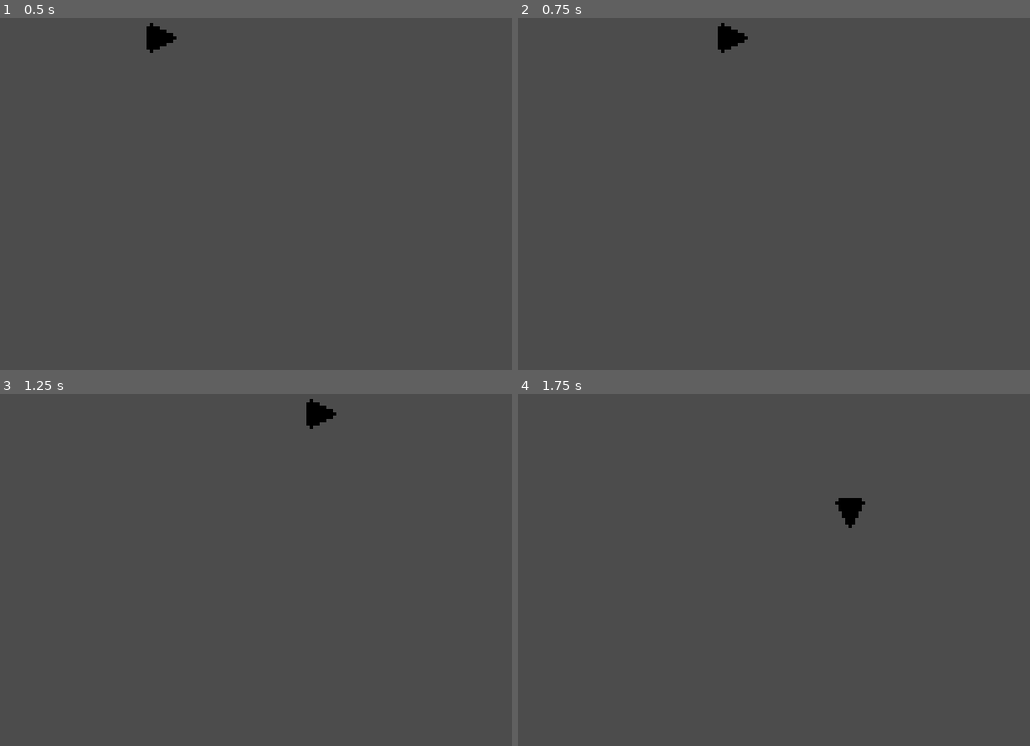
Above: before the commit, frames 1-4 (two rows, left to right).
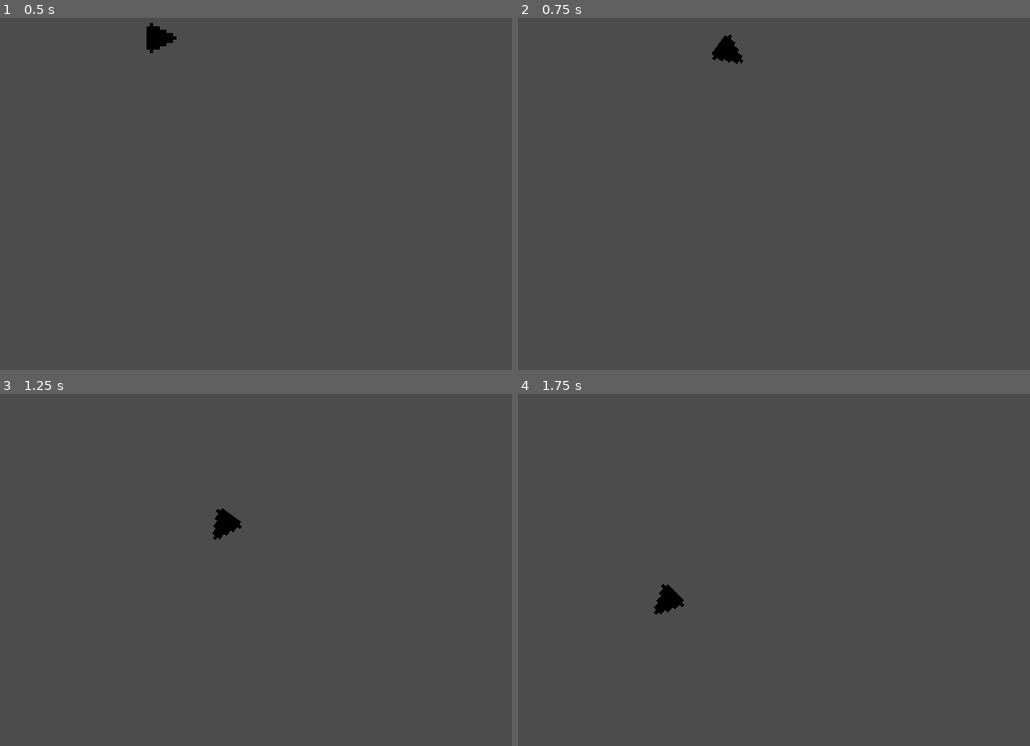
Above: after the commit, the same moments.

Repository: mark-chimes/rootsnake
Game: Godot game, scene res://main.tscn
Two runs of this game, one before a commit and one after it. Both use one fixed random seed, a clock stepped at 60 frames per second and the inputs below.
Inputs:
- Up to frame 1 (0.5 s): no input
- Up to frame 2 (0.75 s): hold Right (right) from 0.53 s (still down)
- Up to frame 3 (1.25 s): keep holding Right (right)
- Up to frame 4 (1.75 s): release Right (right) at 1.28 s; hold Down (down) from 1.28 s (still down)

Frame 1 is identical in both runs. In frame 2, 0.4% of the frame differs, in the area x 37-45%, y 1-14%; in frame 3, 0.6%, in the area x 41-66%, y 1-42%; in frame 4, 0.6%.

Commit message:
Head moves in angle direction.

Diff:
--- a/snakehead.gd
+++ b/snakehead.gd
@@ -9,39 +9,30 @@
 	UP, DOWN, LEFT, RIGHT
 }
 
-var GRID_SIZE = 16.0
-
 var VEL = 64.0
-var dir = Dir.RIGHT
-var next_dir = Dir.RIGHT
+var angle = 0.0
+var turn_speed = 180.0
 
 func _ready():
 	pass
 
 var timer = 0.0
-var CHANGE_TIME = GRID_SIZE/VEL
+var SPAWN_TIME = 1
 
 func _process(delta):
 	timer += delta
 
-	if Input.is_action_just_pressed("right"):
-		dir = Dir.RIGHT
-	elif Input.is_action_just_pressed("down"):
-		dir = Dir.DOWN
-	elif Input.is_action_just_pressed("left"):
-		dir = Dir.LEFT
-	elif Input.is_action_just_pressed("up"):
-		dir = Dir.UP
+	if Input.is_action_pressed("right"):
+		angle += turn_speed * delta
+	elif Input.is_action_pressed("left"):
+		angle -= turn_speed * delta
 
-	if dir == Dir.RIGHT:
-		position.x += VEL*delta
-		$Sprite.rotation_degrees = 0
-	elif dir == Dir.DOWN:
-		position.y += VEL*delta
-		$Sprite.rotation_degrees = 90
-	elif dir == Dir.LEFT:
-		position.x -= VEL*delta
-		$Sprite.rotation_degrees = 180
-	elif dir == Dir.UP:
-		position.y -= VEL*delta
-		$Sprite.rotation_degrees = 270
+	if angle > 360:
+		angle -= 360
+	elif angle < 0:
+		angle += 360
+
+	print(angle)
+
+	$Sprite.rotation_degrees = angle
+	position += Vector2(1, 0).rotated(deg2rad(angle)) * VEL * delta
